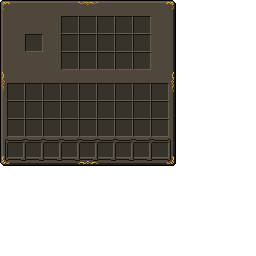
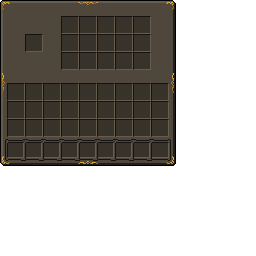
Before/after of a (256, 256) layered artwork. What changed in the layer stack:
renamed "background" to "te_background.png", painted on it over [2, 72, 174, 93]
